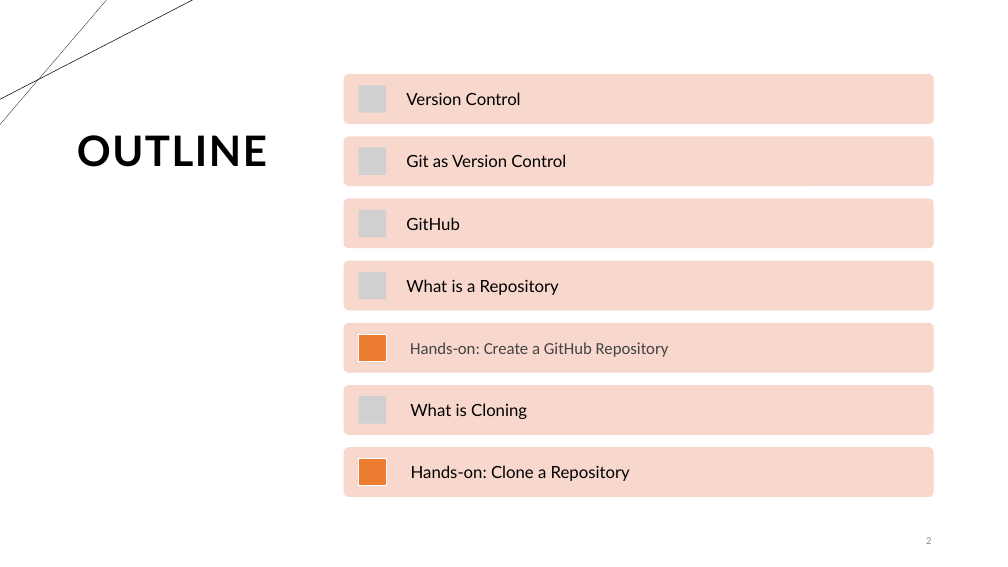
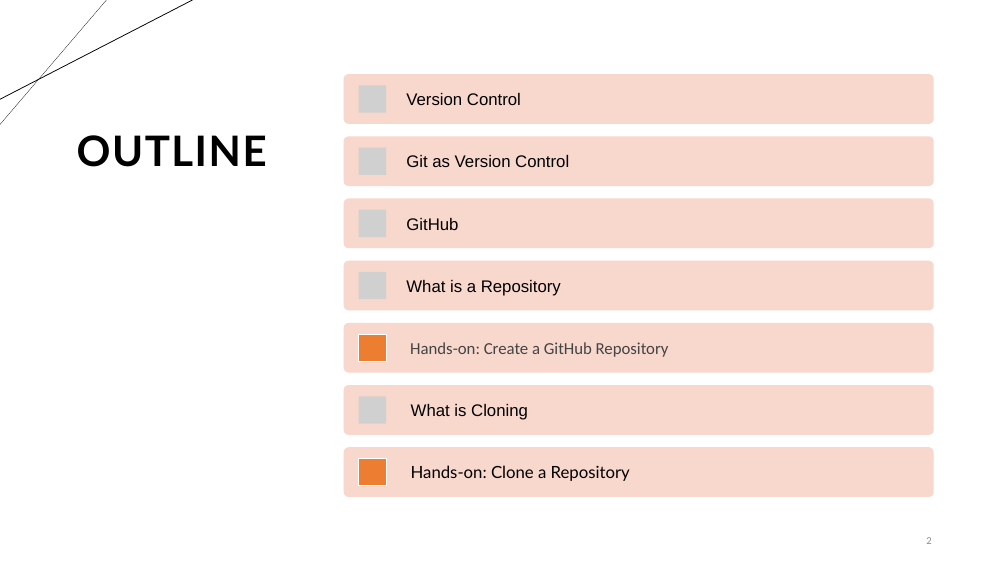
Before and after one commit to cassandra-hui/GitHub-Workshop, a slide deck: slide 2 of Day_1.pptx. Drawn at 1008x567 pixels with LibreOffice and Linux fonts; fonts in the diff are those of the drawing; grey boxes stand for pictures. Boxes give left, top, right and bottom in pixels: in the first picture for what was removed or moved away, otherwise in the second. Text is boxed around its words. In the diff, an @@ line names an element or a change of style, - is before the commit and + after.

```diff
--- a/Day_1.pptx
+++ b/Day_1.pptx
@@ line (193, 0) - (0, 99): stroke #000000 0.5 pt to #000000 0.75 pt @@
@@ font Lato to Arial in 5 elements at box(406, 93, 521, 105), box(406, 155, 569, 167), box(406, 218, 458, 230), box(406, 280, 561, 296), box(411, 404, 528, 420) @@
```
Also in this commit, not shown: 20 other slides changed, 1 other file.
